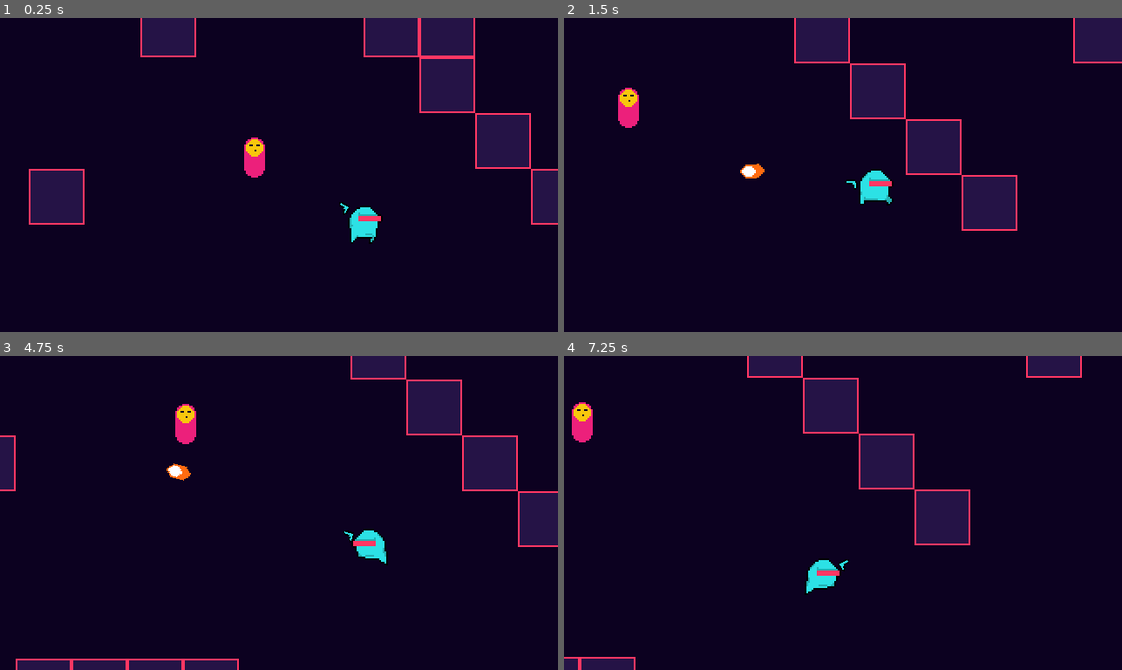
Above: before the commit, frames 1-4 (two rows, left to right).
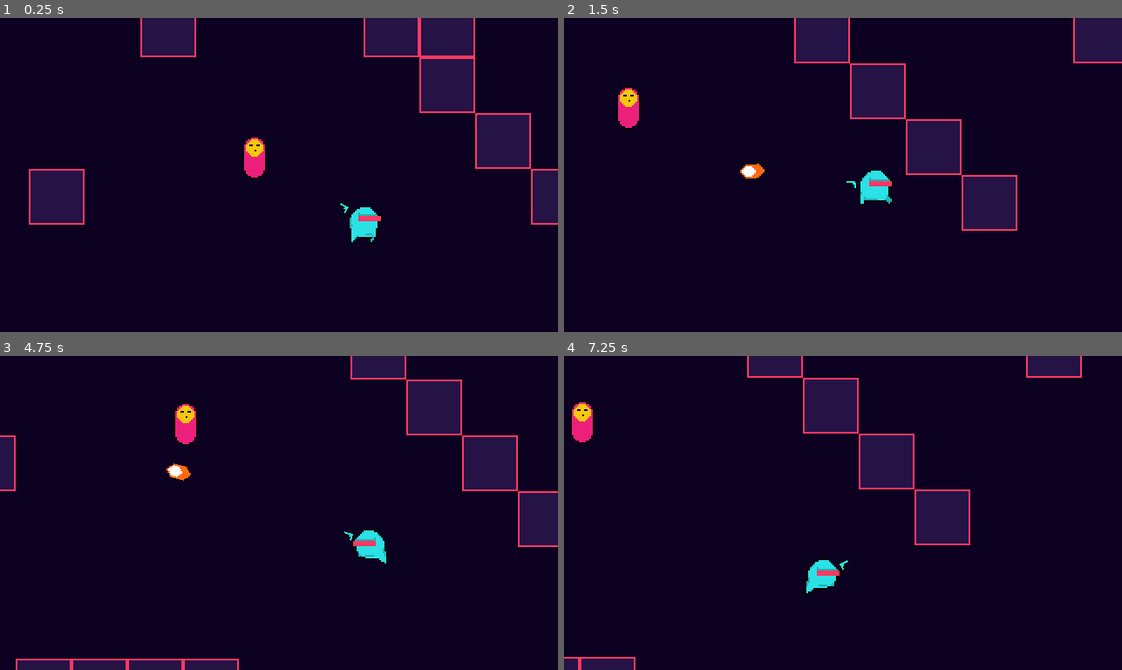
Above: after the commit, the same moments.

Repository: GregCK/RetroGun
Game: Godot game, scene res://World.tscn
Two runs of this game, one before a commit and one after it. Both use one fixed random seed, a clock stepped at 60 frames per second and the inputs below.
Inputs (mouse positions are in pixels of both pictures, inside the frame that each line leads up to):
- Up to frame 1 (0.25 s): no input
- Up to frame 2 (1.5 s): move the mouse to (965, 159) at 0.52 s; press the mouse at (965, 159) at 0.53 s; hold D (right) 0.53-1.28 s; move the mouse to (731, 190) at 1.27 s; release the mouse at (731, 190) at 1.28 s; hold S (down) from 1.28 s (still down); click (731, 190) at 1.35 s
- Up to frame 3 (4.75 s): move the mouse to (334, 443) at 2.02 s; release S (down) at 2.03 s; press the mouse at (334, 443) at 2.03 s; hold D (right) 2.03-2.78 s; move the mouse to (251, 575) at 2.77 s; release the mouse at (251, 575) at 2.78 s; hold W (up) 2.78-3.53 s; click (251, 575) at 2.85 s; move the mouse to (446, 560) at 3.52 s; press the mouse at (446, 560) at 3.53 s; hold A (left) from 3.53 s (still down); move the mouse to (111, 465) at 4.27 s; release the mouse at (111, 465) at 4.28 s; click (111, 465) at 4.35 s
- Up to frame 4 (7.25 s): move the mouse to (870, 513) at 5.02 s; release A (left) at 5.03 s; press the mouse at (870, 513) at 5.03 s; hold S (down) 5.03-5.78 s; move the mouse to (759, 434) at 5.77 s; release the mouse at (759, 434) at 5.78 s; hold D (right) 5.78-6.53 s; click (759, 434) at 5.85 s; move the mouse to (965, 497) at 6.52 s; press the mouse at (965, 497) at 6.53 s; hold W (up) from 6.53 s (still down)

The runs differ from the first frame. In frame 1, 0.1% of the frame differs, in the area x 43-48%, y 37-52%; in frame 2, 0.1%; in frame 3, 0.1%; in frame 4, 0.1%.

Commit message:
death effect

Diff:
--- /dev/null
+++ b/Effects/EnemyDeathEffect.gd
@@ -0,0 +1,17 @@
+extends AnimatedSprite
+
+
+signal animationFinished
+
+# Called when the node enters the scene tree for the first time.
+func _ready():
+	connect("animation_finished", self, "_on_animation_finished")
+	frame = 0
+	play("Animate")
+
+
+
+
+func _on_animation_finished():
+	emit_signal("animationFinished")
+	queue_free()
--- /dev/null
+++ b/Effects/EnemyDeathEffect.tscn
@@ -0,0 +1,62 @@
+[gd_scene load_steps=15 format=2]
+
+[ext_resource path="res://Assets/EnemyDeathEffect.png" type="Texture" id=1]
+[ext_resource path="res://Assets/Sounds/EnemyDie.wav" type="AudioStream" id=2]
+[ext_resource path="res://Effects/EnemyDeathEffect.gd" type="Script" id=3]
+
+[sub_resource type="AtlasTexture" id=1]
+atlas = ExtResource( 1 )
+region = Rect2( 0, 0, 32, 32 )
+
+[sub_resource type="AtlasTexture" id=2]
+atlas = ExtResource( 1 )
+region = Rect2( 32, 0, 32, 32 )
+
+[sub_resource type="AtlasTexture" id=3]
+atlas = ExtResource( 1 )
+region = Rect2( 64, 0, 32, 32 )
+
+[sub_resource type="AtlasTexture" id=4]
+atlas = ExtResource( 1 )
+region = Rect2( 96, 0, 32, 32 )
+
+[sub_resource type="AtlasTexture" id=5]
+atlas = ExtResource( 1 )
+region = Rect2( 128, 0, 32, 32 )
+
+[sub_resource type="AtlasTexture" id=6]
+atlas = ExtResource( 1 )
+region = Rect2( 160, 0, 32, 32 )
+
+[sub_resource type="AtlasTexture" id=7]
+atlas = ExtResource( 1 )
+region = Rect2( 192, 0, 32, 32 )
+
+[sub_resource type="AtlasTexture" id=8]
+atlas = ExtResource( 1 )
+region = Rect2( 224, 0, 32, 32 )
+
+[sub_resource type="AtlasTexture" id=9]
+atlas = ExtResource( 1 )
+region = Rect2( 256, 0, 32, 32 )
+
+[sub_resource type="AtlasTexture" id=10]
+atlas = ExtResource( 1 )
+region = Rect2( 288, 0, 32, 32 )
+
+[sub_resource type="SpriteFrames" id=11]
+animations = [ {
+"frames": [ SubResource( 1 ), SubResource( 2 ), SubResource( 3 ), SubResource( 4 ), SubResource( 5 ), SubResource( 6 ), SubResource( 7 ), SubResource( 8 ), SubResource( 9 ), SubResource( 10 ) ],
+"loop": false,
+"name": "Animate",
+"speed": 20.0
+} ]
+
+[node name="EnemyDeathEffect" type="AnimatedSprite"]
+frames = SubResource( 11 )
+animation = "Animate"
+script = ExtResource( 3 )
+
+[node name="AudioStreamPlayer2D" type="AudioStreamPlayer2D" parent="."]
+stream = ExtResource( 2 )
+autoplay = true
--- a/Enemies/PillarGuy.gd
+++ b/Enemies/PillarGuy.gd
@@ -1,9 +1,14 @@
 extends KinematicBody2D
 
+const EnemyDeathEffect = preload("res://Effects/EnemyDeathEffect.tscn")
 
 onready var blinkAnimationPlayer = $BlinkAnimationPlayer
 onready var stats = $Stats
 
+var parent = null
+
+func _ready():
+	parent = get_parent()
 
 
 func _on_Hurtbox_area_entered(area):
@@ -13,4 +18,8 @@
 
 
 func _on_Stats_no_health():
+	var effect = EnemyDeathEffect.instance()
+	effect.set_global_position(get_global_position())
+	parent.add_child(effect)
+
 	queue_free()
Binary file added: Assets/EnemyDeathEffect.png
Not shown, added: Assets/EnemyDeathEffect.png.import
Not shown, added: Assets/Sounds/EnemyDie.wav.import
Binary file changed: Assets/pillarguy.png
Not shown, added: Assets/Sounds/EnemyDie.wav
